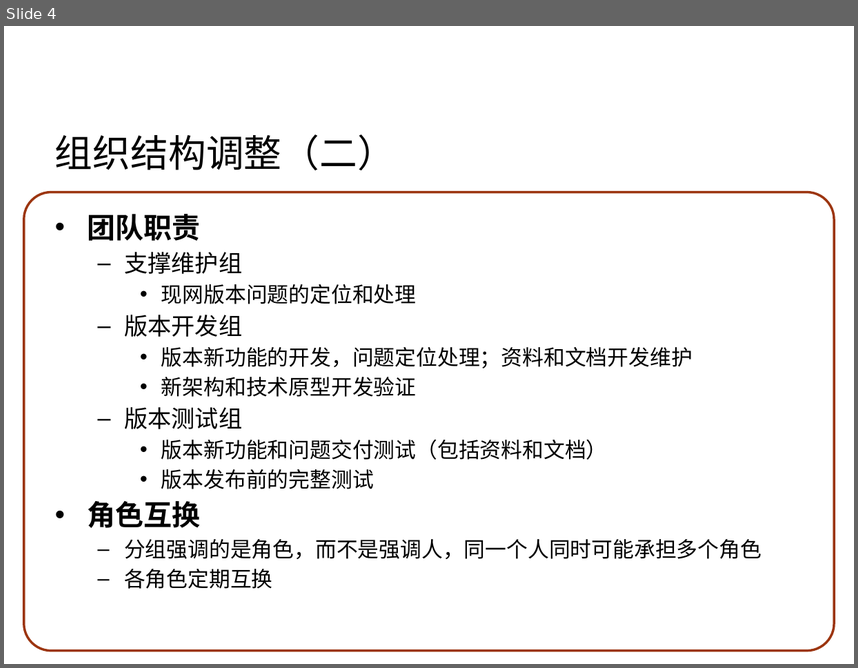
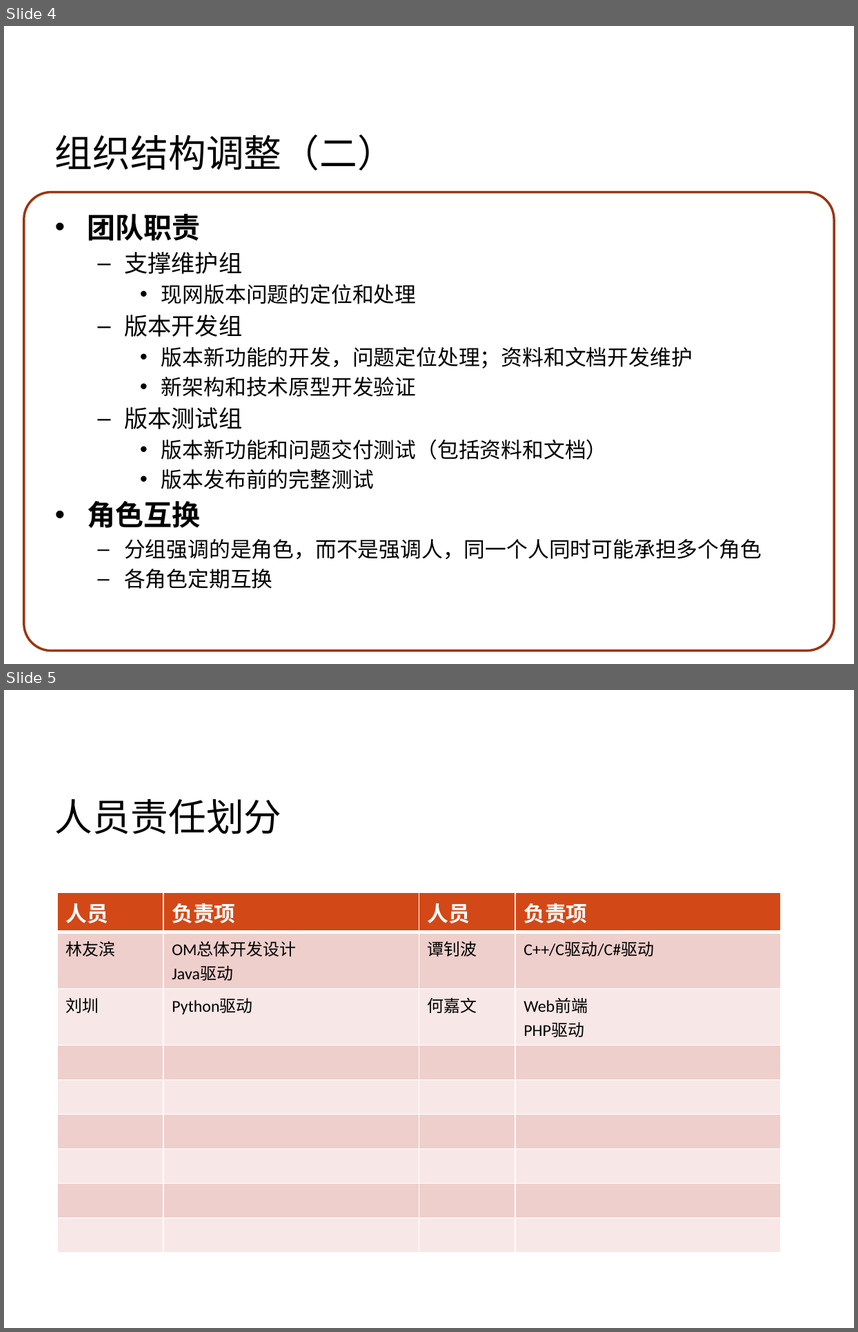
Before and after one commit to Vivian-hihi/SequoiaDB, a slide deck: internal_doc/00.项目管理/02.制度宣传/2014Q4项目制度流程宣传.pptx. Shown one above the other, each under a label of ours: slide 4 before the commit, slides 4 and 5 after it. The pictures are 858x668 and 858x1332 pixels, drawn with LibreOffice and Linux fonts; fonts in the diff are those of the drawing; background and template pictures are left out. Boxes give left, top, right and bottom in pixels: in the first picture for what was removed or moved away, otherwise in the second. Text is boxed around its words. In the diff, an @@ line names an element or a change of style, - is before the commit and + after.

```diff
--- a/internal_doc/00.项目管理/02.制度宣传/2014Q4项目制度流程宣传.pptx
+++ b/internal_doc/00.项目管理/02.制度宣传/2014Q4项目制度流程宣传.pptx
@@ slide 5 added at <box>4,690,854,1328</box>, background picture (left out) @@
@@ title added at <box>55,799,282,834</box>, 32 pt, text #000000 @@
+人员责任划分
@@ table added at <box>56,892,781,1230</box>, 9 rows, 4 columns @@
+人员 | 负责项 | 人员 | 负责项
+林友滨 | OM总体开发设计 / Java驱动 | 谭钊波 | C++/C驱动/C#驱动
+刘圳 | Python驱动 | 何嘉文 | Web前端 / PHP驱动
+ |  |  | 
+ |  |  | 
+ |  |  | 
+ |  |  | 
+ |  |  | 
+ |  |  | 
```
